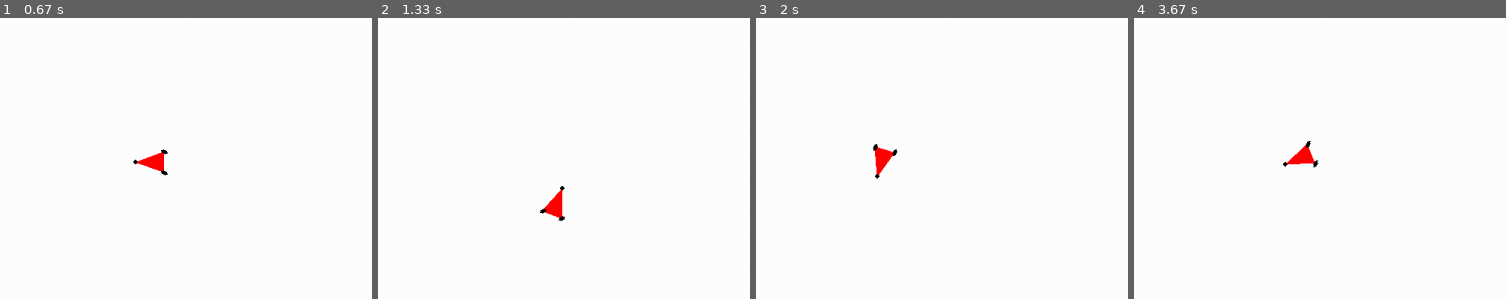
Above: before the commit, frames 1-4 (left to right).
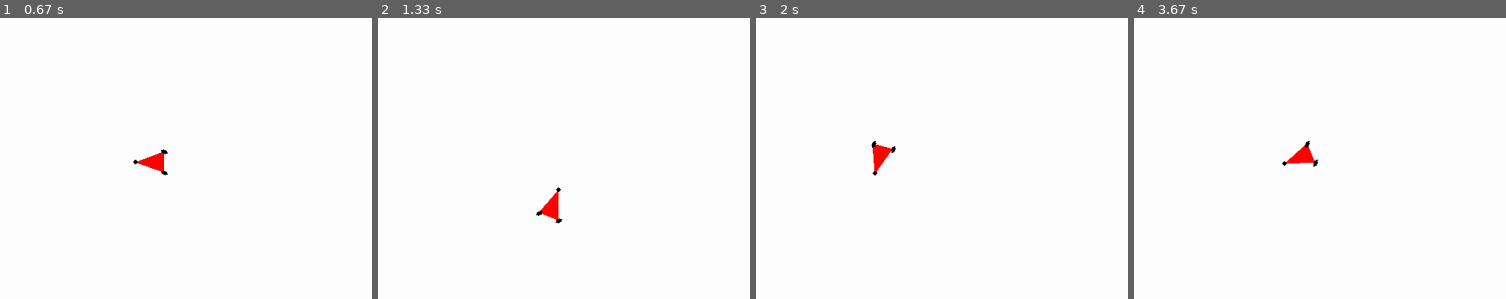
Above: after the commit, the same moments.

Repository: Singh-Jaskaranpreet/projet_robot_LU2IN013
Game: pygame game, started from main.py
The game is run twice, just before and just after one commit, with the same random seed, the same clock (stepped at 60 frames per second) and the same inputs.
Inputs:
- Up to frame 1 (0.67 s): hold Right from 0.33 s (still down)
- Up to frame 2 (1.33 s): release Right at 0.8 s; hold Up 0.83-1.13 s; hold Right from 1.17 s (still down)
- Up to frame 3 (2 s): release Right at 1.63 s; hold Left from 1.67 s (still down)
- Up to frame 4 (3.67 s): release Left at 2.2 s; hold Down 2.23-2.53 s; tap R at 2.57 s; hold Left 2.9-3.3 s; tap Space at 2.97, 3.27, 3.4 s; hold Up from 3.33 s (still down)
The pictures show only the part of the screen within x 0-50%, y 27-77%; the shares and areas given below are measured in that part.

Frame 1 is identical in both runs. In frame 2, 0.3% of the frame differs, in the area x 42-51%, y 59-74%; in frame 3, 0.3%; in frame 4, 0.2%.

Commit message:
Suppression de fonction non utilisé

Diff:
--- a/environnement.py
+++ b/environnement.py
@@ -65,16 +65,10 @@
         # Points actuels du véhicule
         points_triangle = vehicule.position_des_roues(po)
 
-        # Prochaines positions en fonction de la vitesse
-        prochain_points_triangle = [
-            [p[0] + vehicule.vitesse * vehicule.direction_x, p[1] + vehicule.vitesse * vehicule.direction_y]
-            for p in points_triangle
-        ]
-        print(prochain_points_triangle)
-
         for obj in objects:
-            if obj.collidepoint(points_triangle[0][0], points_triangle[0][1]):
-                return True  # La roue arrière est bloquée
+            for point in points_triangle :
+                if obj.collidepoint(point[0], point[1]):
+                    return True  # La roue arrière est bloquée
 
         # Vérifier les collisions avec les objets
         for obj in objects:
@@ -86,51 +80,12 @@
             ]
 
             for t_edge in [
-                    (prochain_points_triangle[0], prochain_points_triangle[1]),
-                    (prochain_points_triangle[1], prochain_points_triangle[2]),
-                    (prochain_points_triangle[2], prochain_points_triangle[0]),
+                    (points_triangle[0], points_triangle[1]),
+                    (points_triangle[1], points_triangle[2]),
+                    (points_triangle[2], points_triangle[0]),
             ]:
                 for r_edge in rectangle_edges:
                     if self.segments_intersect(t_edge, r_edge):
                         return True  # Collision détectée
 
         return False  # Pas de collision
-
-
-    def corriger_position_apres_collision(self, vehicule, objects):
-        """
-        Corrige la position du véhicule si une collision est détectée.
-        Le véhicule sera repositionné juste avant de toucher l'obstacle.
-        """
-        points_triangle = vehicule.position_des_roues(vehicule.p_centre)
-
-        # Vérifier les collisions et repositionner le véhicule si nécessaire
-        for obj in objects:
-            rectangle_edges = [
-                (obj.topleft, obj.topright),
-                (obj.topright, obj.bottomright),
-                (obj.bottomright, obj.bottomleft),
-                (obj.bottomleft, obj.topleft),
-            ]
-
-            # Vérifier chaque arête du triangle
-            for t_edge in [
-                    (points_triangle[0], points_triangle[1]),
-                    (points_triangle[1], points_triangle[2]),
-                    (points_triangle[2], points_triangle[0]),
-            ]:
-                for r_edge in rectangle_edges:
-                    if self.segments_intersect(t_edge, r_edge):
-                        # Repositionner le véhicule juste avant l'obstacle
-                        vehicule.bouger_retour()  # Déplace le véhicule en arrière
-                        return True
-
-        return False
-
-    def collision_roue_arriere(self, vehicule, objects):
-        """ Vérifie si la roue arrière est en collision avec un obstacle. """
-        roues = vehicule.position_des_roues(vehicule.p_centre)
-        for obj in objects:
-            if obj.collidepoint(roues[0][0], roues[0][1]):
-                return True  # La roue arrière est bloquée
-        return False
--- a/main.py
+++ b/main.py
@@ -19,7 +19,7 @@
 
 # Création de l'environnement et d'un véhicule
 environnement = Environnement(LARGEUR, HAUTEUR)
-vehicule = Vehicule("Robot",0 , (200, HAUTEUR // 2), 75, nb_roues=3)
+vehicule = Vehicule("Robot",0 , [200, HAUTEUR // 2], 75, nb_roues=3)
 
 
 tmp=[pygame.Rect(randint(400, 900), randint(0,HAUTEUR//2), randint(10,100), randint(200,HAUTEUR//2))]
@@ -151,8 +151,6 @@
     rester_dans_limites(vehicule)
 
 
-
-
     # Affichage
     screen.fill(BLANC)
     afficher(screen, vehicule, ROUGE, NOIR, tmp)
--- a/vehicule.py
+++ b/vehicule.py
@@ -8,8 +8,6 @@
         self.long=longueur/2 # Distance entre les essieux
         self.angle = 0
         self.p_centre = p_centre
-        self.direction_x = 1
-        self.direction_y = 0
         self.vitesse = vitesse
         self.starting_point_x=p_centre[0]
         self.starting_point_y=p_centre[1]
@@ -37,32 +35,28 @@
     def bouger(self, environnement, objects):
         """Déplace le véhicule en tenant compte des collisions et des limites."""
 
+        tmp = self.angle
 
-        # Vérifier si la roue arrière est bloquée
-        roue_ar_bloquee = environnement.collision_roue_arriere(self, objects)
+        if self.angle_braquage != 0 :
+            rayon_courbure = self.long / m.tan(m.radians(self.angle_braquage))
+            delta_angle = self.vitesse / rayon_courbure
+            self.angle += m.degrees(delta_angle)
 
         prochain_pos = [
             self.p_centre[0] + self.vitesse * m.cos(m.radians(self.angle)),
             self.p_centre[1] + self.vitesse * m.sin(m.radians(self.angle))
-
         ]
 
         if environnement.collision_predeplacement(self, prochain_pos, objects):
             self.vitesse = 0
+            self.angle = tmp
             return
-
-        # 🛑 Vérification spécifique : roue arrière bloquée en reculant
-        if self.vitesse < 0 and environnement.collision_roue_arriere(self, objects):
-            self.vitesse = 0
-            return  # 🚨 Empêche complètement la rotation et le mouvement
-
-        if self.angle_braquage != 0 and (not roue_ar_bloquee or not environnement.collision_predeplacement(self,prochain_pos, objects)):
-            rayon_courbure = self.long / m.tan(m.radians(self.angle_braquage))
-            delta_angle = self.vitesse / rayon_courbure
-            self.angle += m.degrees(delta_angle)
 
         # Appliquer les nouvelles coordonnées si aucune collision
         self.p_centre = prochain_pos
+
+        print(self.angle_braquage)
+
 
     def tourner(self, direction, environnement, objects):
         """ Gère le braquage des roues en fonction de la direction,
@@ -76,19 +70,9 @@
     def restart(self):
         self.p_centre=[self.starting_point_x,self.starting_point_y]
         self.angle = 0
-        self.direction_x = 1
-        self.direction_y = 0
         self.vitesse=0
         self.angle_braquage = 0
         self.angle = 0
-
-
-    def bouger_retour(self):
-        """
-        Recule légèrement pour empêcher le véhicule d'entrer dans un obstacle.
-        """
-        self.p_centre[0] -= self.vitesse * self.direction_x
-        self.p_centre[1] -= self.vitesse * self.direction_y
 
 
     def mesurer_distance_obstacle(self, environnement, objects):
@@ -114,21 +98,21 @@
                 # 🔴 Cas 1 : L'obstacle est un `pygame.Rect`
                 if isinstance(obj, pygame.Rect):
                     if obj.collidepoint(point_x, point_y):
-                        print(f"🚨 Détection d'un obstacle rectangulaire à {d} px !", end = "\r")
+                        print(f" Détection d'un obstacle rectangulaire à {d} px !", end = "\r")
                         return d  # Distance au premier obstacle détecté
 
                 # 🔵 Cas 2 : L'obstacle est un objet avec `x`, `y` et un `rayon` (cercle)
                 elif hasattr(obj, "x") and hasattr(obj, "y") and hasattr(obj, "rayon"):
                     distance_objet = m.sqrt((point_x - obj.x) ** 2 + (point_y - obj.y) ** 2)
                     if distance_objet <= obj.rayon:
-                        print(f"🚨 Détection d'un obstacle circulaire à {d} px !", end = "\r")
+                        print(f" Détection d'un obstacle circulaire à {d} px !", end = "\r")
                         return d  # Distance au premier obstacle détecté
 
                 # 🟢 Cas 3 : L'obstacle est un objet sans `pygame.Rect` mais avec `width` et `height` (rectangle custom)
                 elif hasattr(obj, "x") and hasattr(obj, "y") and hasattr(obj, "width") and hasattr(obj, "height"):
                     if (obj.x <= point_x <= obj.x + obj.width) and (obj.y <= point_y <= obj.y + obj.height):
-                        print(f"🚨 Détection d'un obstacle rectangle custom à {d} px !", end = "\r")
+                        print(f" Détection d'un obstacle rectangle custom à {d} px !", end = "\r")
                         return d  # Distance au premier obstacle détecté
 
-        print(f"✅ Aucun obstacle détecté, distance max : {max_distance}", end = "\r")
+        print(f" Aucun obstacle détecté, distance max : {max_distance}", end = "\r")
         return max_distance  # Aucune collision détectée
